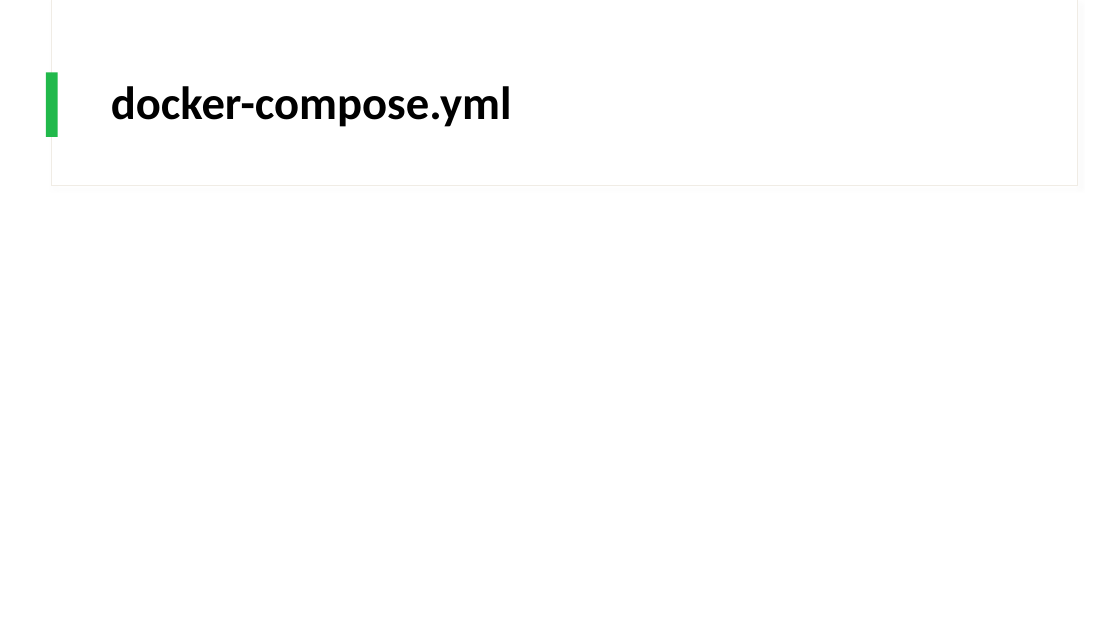
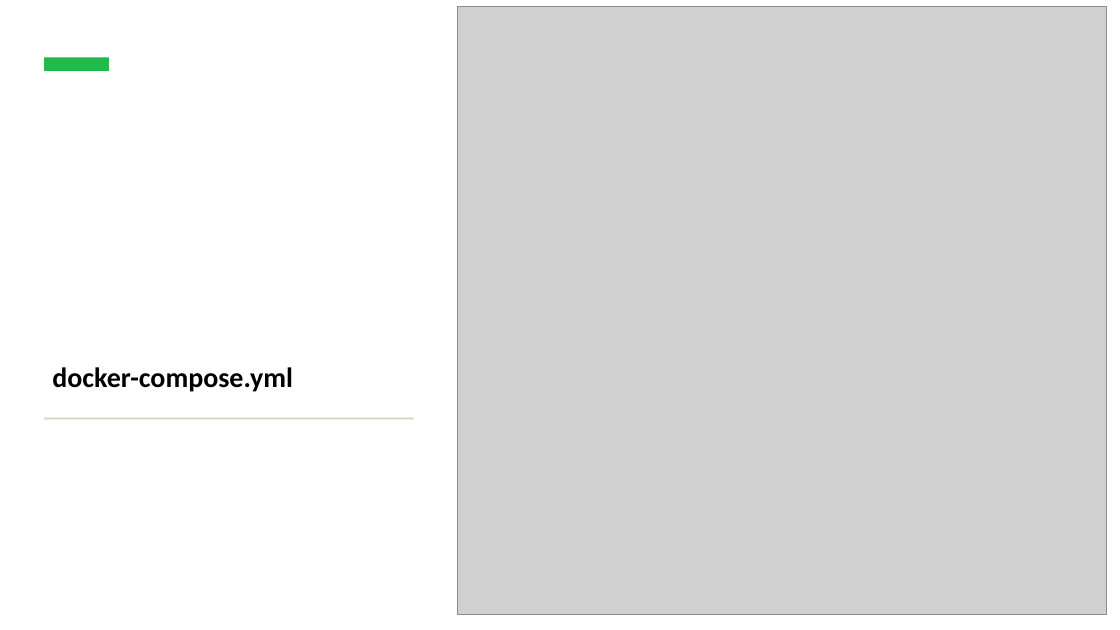
Before and after one commit to IPSSIASIDEV2/Jedy-DockerKubernetes-Formation, a slide deck: slide 25 of Cours/Cours.pptx (slide 27 before the commit). Drawn at 1120x630 pixels with LibreOffice and Linux fonts; fonts in the diff are those of the drawing; grey boxes stand for pictures. Boxes give left, top, right and bottom in pixels: in the first picture for what was removed or moved away, otherwise in the second. Text is boxed around its words. In the diff, an @@ line names an element or a change of style, - is before the commit and + after.

```diff
--- a/Cours/Cours.pptx
+++ b/Cours/Cours.pptx
@@ rectangle added at bbox=[0, 0, 1120, 630], fill #FFFFFF @@
@@ picture added at bbox=[458, 7, 1107, 615] @@
@@ rectangle added at bbox=[44, 58, 109, 71], fill #21B94B @@
@@ rectangle removed at bbox=[46, 72, 58, 137] @@
@@ title "docker-compose.yml": place and size @@
-title "docker-compose.yml" at bbox=[111, 86, 512, 127]
+title "docker-compose.yml" at bbox=[52, 367, 293, 392]
@@ title "docker-compose.yml" at bbox=[52, 367, 293, 392]: size 40 to 24 pt; vertical alignment middle to bottom @@
@@ rectangle added at bbox=[45, 418, 414, 419], fill #DACFBD @@
```
Also in this commit, not shown: 2 other slides changed, 2 slides added, 2 slides removed, 3 other files.
